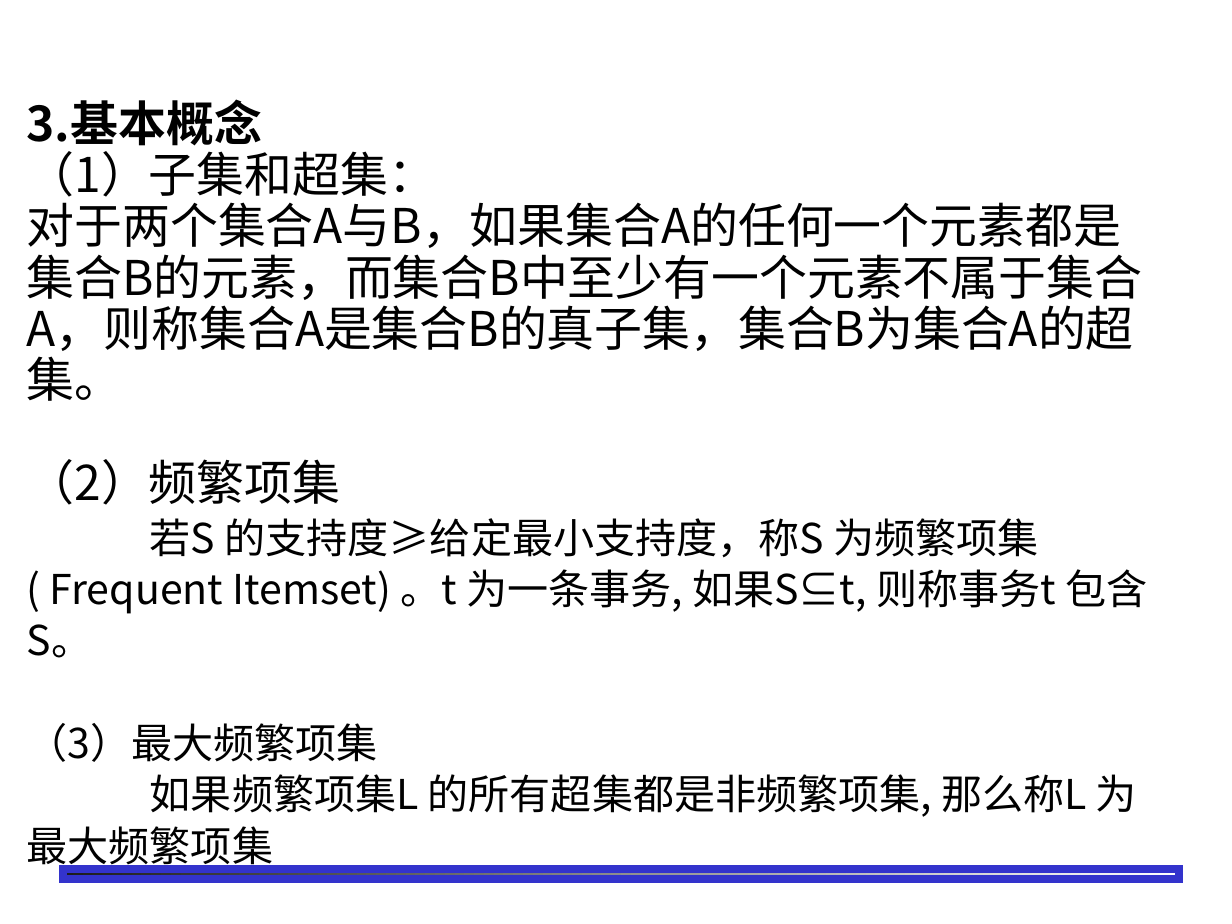
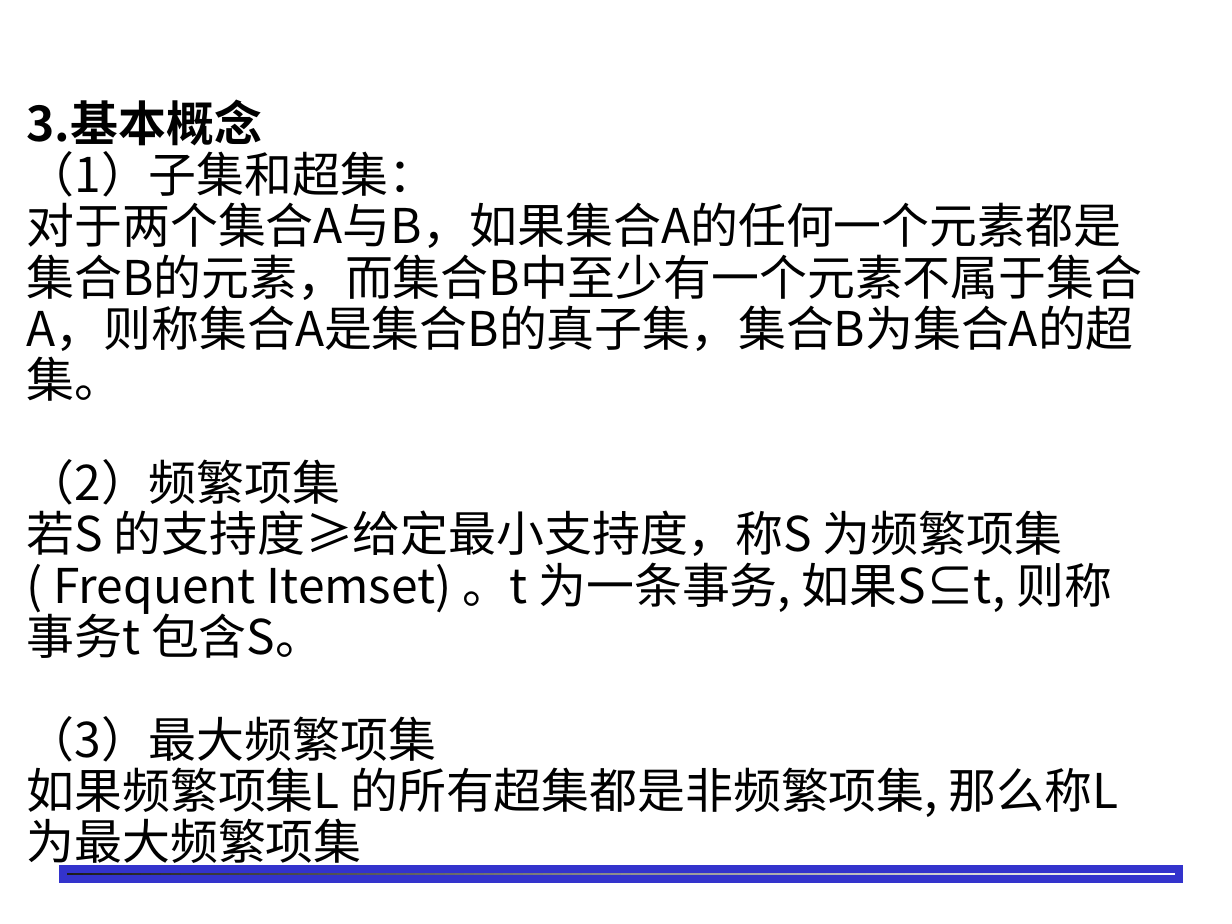
Before and after one commit to shfkuang/shfkuang.github.io, a slide deck: slide 12 of dm/ch3.2.ppt (slide 13 before the commit). Drawn at 1232x924 pixels with LibreOffice and Linux fonts; fonts in the diff are those of the drawing; background and template pictures are left out. Boxes give left, top, right and bottom in pixels: in the first picture for what was removed or moved away, otherwise in the second. Text is boxed around its words. In the diff, an @@ line names an element or a change of style, - is before the commit and + after.

```diff
--- a/dm/ch3.2.ppt
+++ b/dm/ch3.2.ppt
@@ text at (27, 502, 1119, 871): size 24 to 28 pt in "若S 的支持度≥给定最小支持度，称S 为频繁项集( Frequent Itemset) 。t 为一条事务, ...", "（3）最大频繁项集", "如果频繁项集L 的所有超集都是非频繁项集, 那么称L 为最大频繁项集" @@
```
Also in this commit, not shown: 3 other slides changed, 2 slides added, 2 slides removed, 2 other files.
